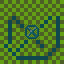
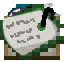
The second 64px x 64px image is a revision of the first. Changes to its layers:
hid group "16x Groups" (29 layers) over box(24, 24, 40, 40)
hid "structure_void.png", moved it into group "done" over box(25, 25, 39, 39)
moved "16x" into group "16x Groups" over box(24, 24, 40, 40)
added layer "Nametag 64x" in group "64x Groups" over box(1, 7, 58, 56)
added layer "Knowledge Book 64x" in group "64x Groups" over box(0, 4, 64, 60)
added layer "Painting 64x" in group "64x Groups" over box(4, 4, 60, 60)
added layer "Scute 64x" in group "64x Groups" over box(8, 20, 56, 48)
added layer "Shears 64x" in group "64x Groups" over box(4, 3, 61, 60)
added layer "Shulker Shell 64x" in group "64x Groups" over box(8, 4, 60, 60)
added layer "Spawn Egg 64x" in group "64x Groups" over box(16, 12, 48, 51)
added layer "Spawn Egg Overlay 64x" in group "64x Groups" over box(18, 14, 46, 49)
added layer "String 64x" in group "64x Groups" over box(7, 7, 57, 57)
renamed "Layer" to "Structure Void 64x", moved it into group "64x Groups", painted on it over box(4, 4, 60, 60)
hid "Background" over box(0, 0, 64, 64)
